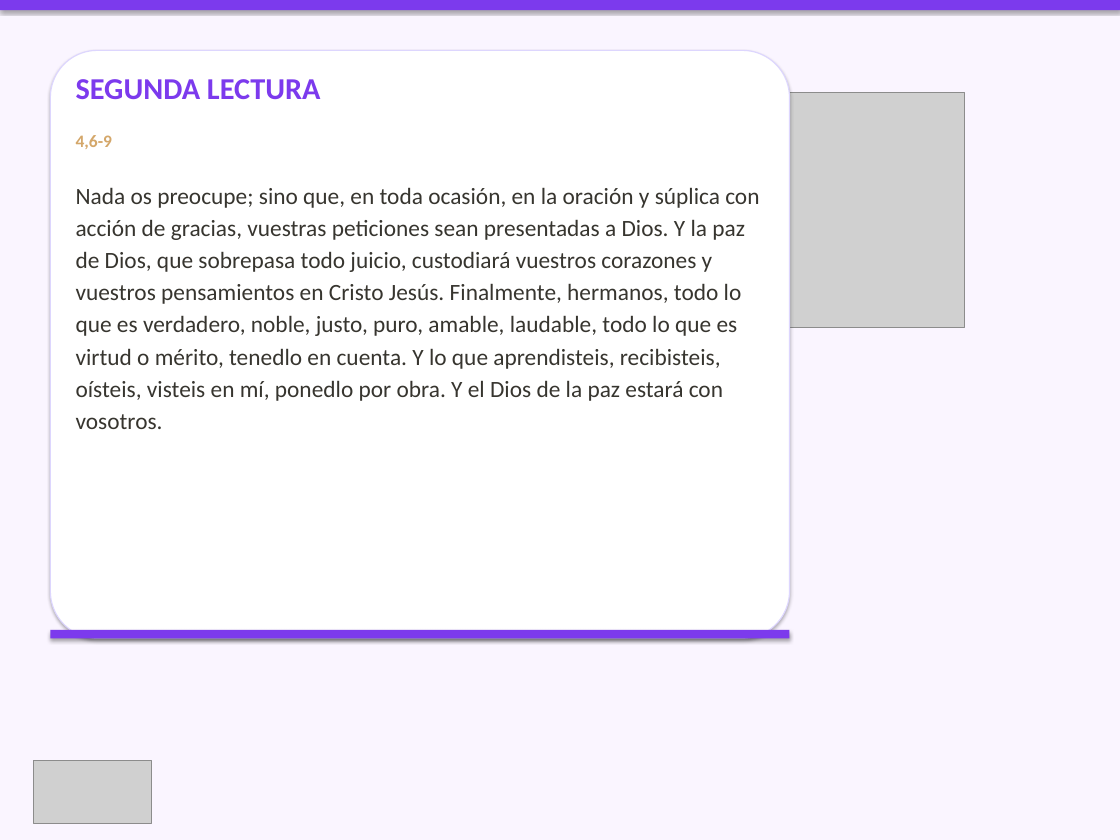
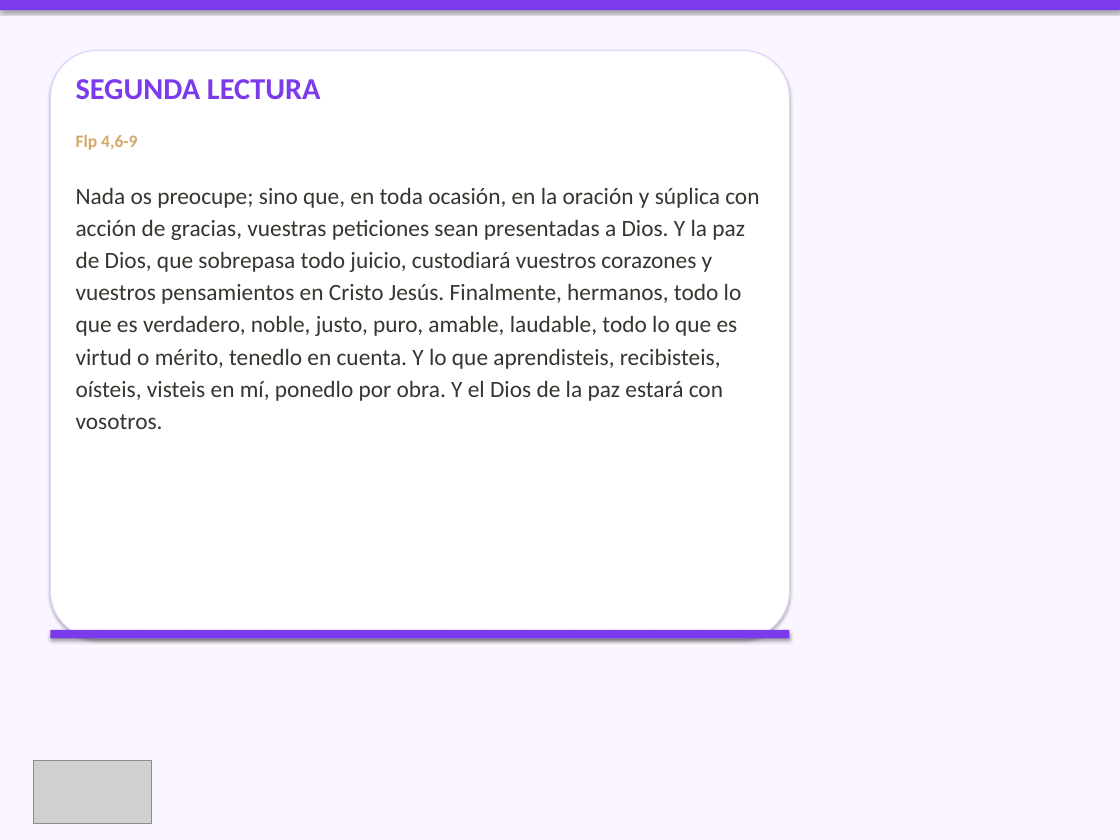
Before and after one commit to CC5M5/CCE-M5, a slide deck: slide 10 of presentaciones/2026-10-04_celebracion.pptx (slide 7 before the commit). Drawn at 1120x840 pixels with LibreOffice and Linux fonts; fonts in the diff are those of the drawing; grey boxes stand for pictures. Boxes give left, top, right and bottom in pixels: in the first picture for what was removed or moved away, otherwise in the second. Text is boxed around its words. In the diff, an @@ line names an element or a change of style, - is before the commit and + after.

```diff
--- a/presentaciones/2026-10-04_celebracion.pptx
+++ b/presentaciones/2026-10-04_celebracion.pptx
@@ picture removed at (613, 92, 965, 328) @@
@@ text at (76, 135, 137, 150): text changed @@
-4,6-9
+Flp 4,6-9
```
Also in this commit, not shown: 17 other slides changed, 12 slides added, 43 other files.
